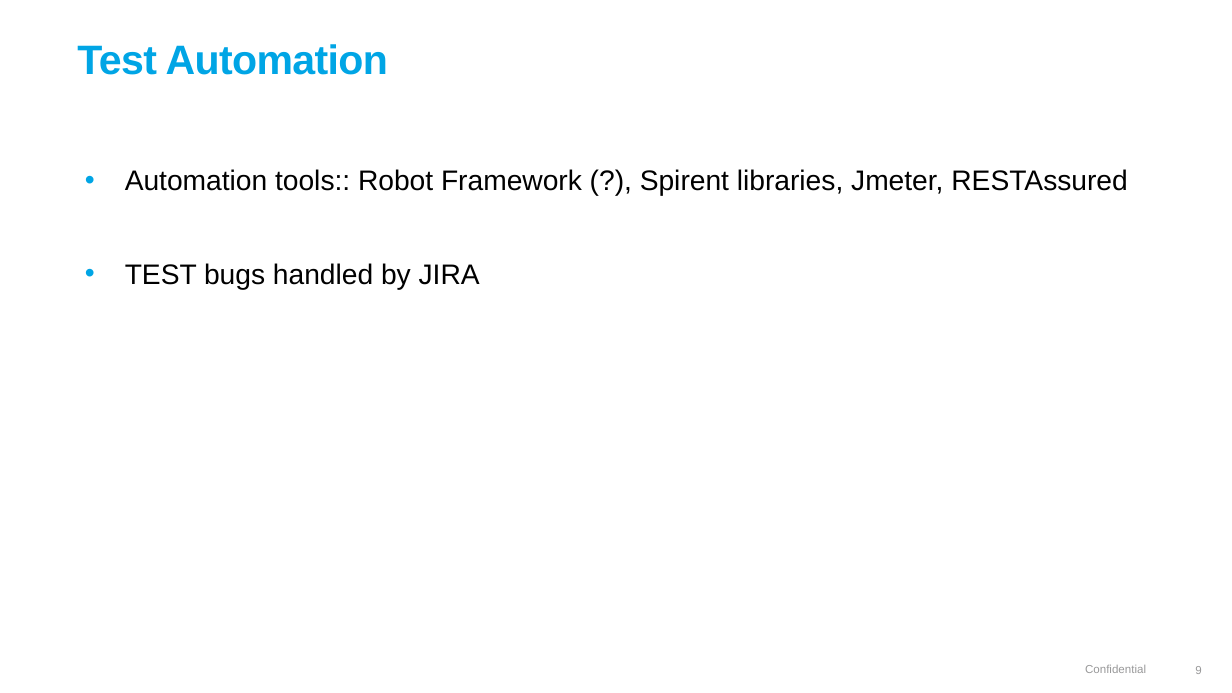
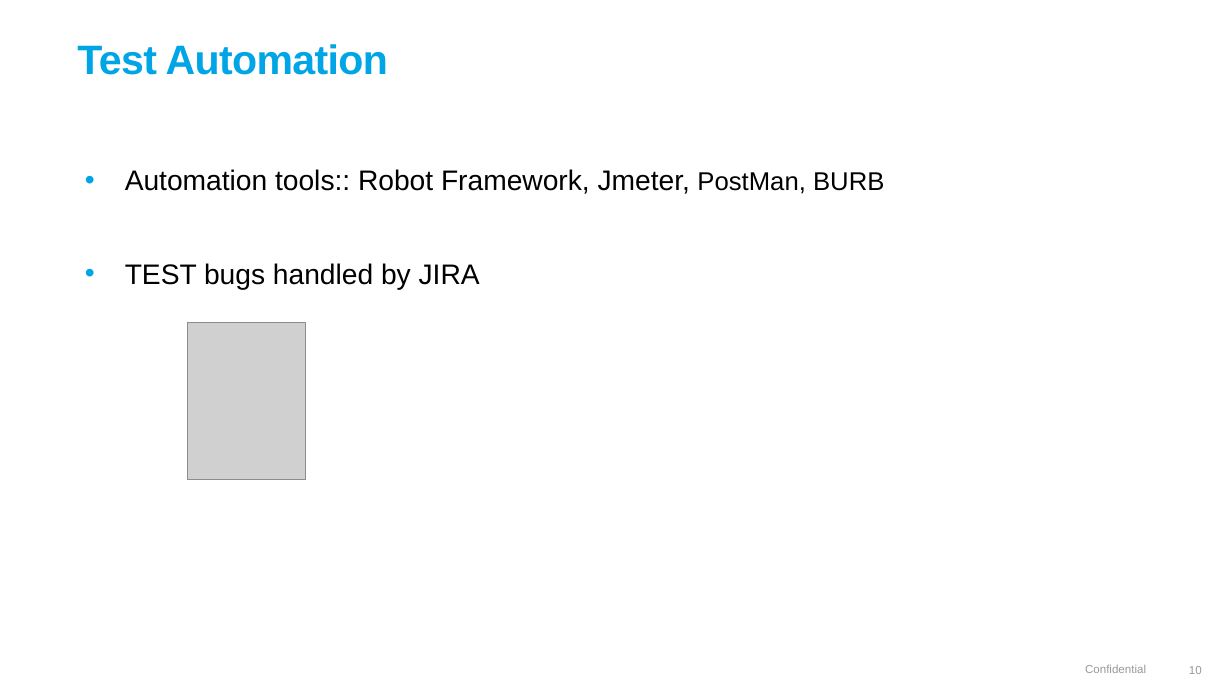
Before and after one commit to lasse1900/test_assignment_30032022, a slide deck: slide 10 of QA SIMULATION PROJECT.pptx (slide 9 before the commit). Drawn at 1232x693 pixels with LibreOffice and Linux fonts; fonts in the diff are those of the drawing; grey boxes stand for pictures; background and template pictures are left out. Boxes give left, top, right and bottom in pixels: in the first picture for what was removed or moved away, otherwise in the second. Text is boxed around its words. In the diff, an @@ line names an element or a change of style, - is before the commit and + after.

```diff
--- a/QA SIMULATION PROJECT.pptx
+++ b/QA SIMULATION PROJECT.pptx
@@ text at box(125, 169, 884, 194): text changed @@
-• Automation tools:: Robot Framework (?), Spirent libraries, Jmeter, RESTAssured
+• Automation tools:: Robot Framework, Jmeter, PostMan, BURB
@@ picture added at box(188, 323, 305, 481) @@
@@ page number at box(1189, 666, 1202, 674): text changed @@
-9
+10
```
Also in this commit, not shown: 7 other slides changed, 2 slides added.
